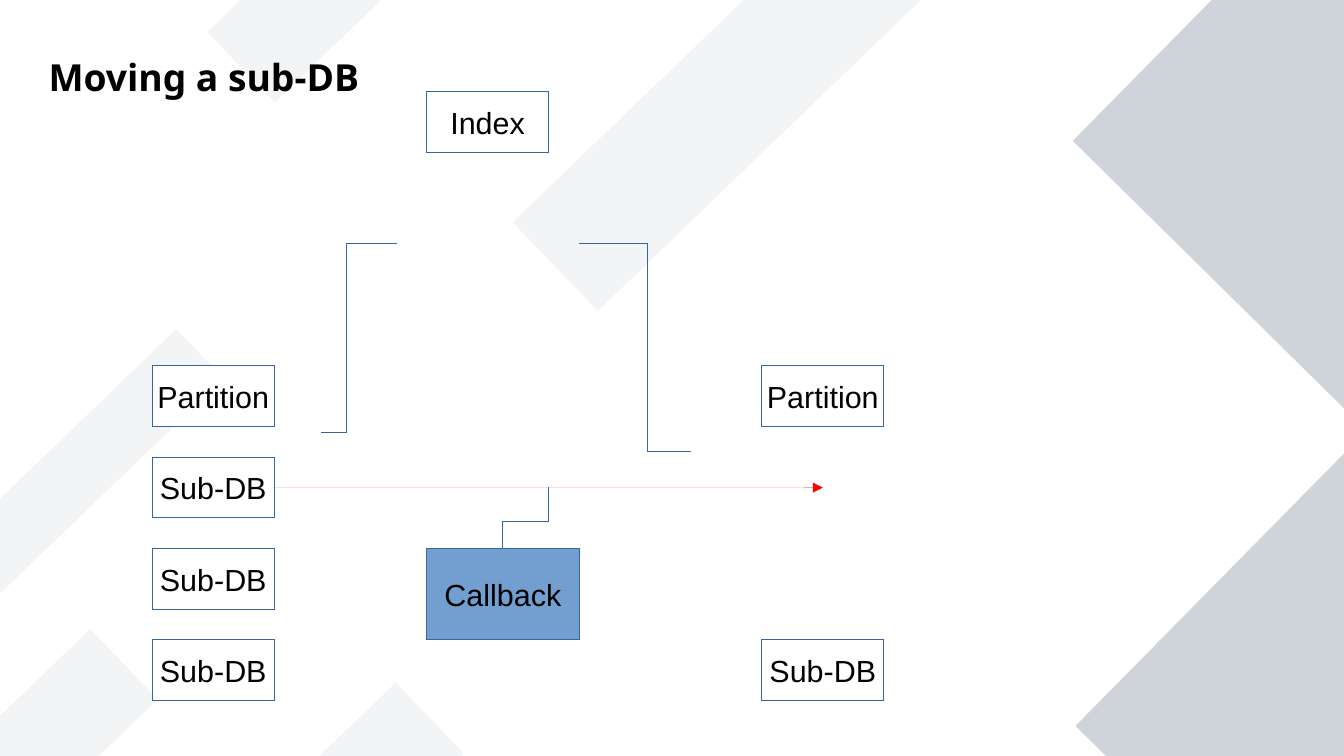
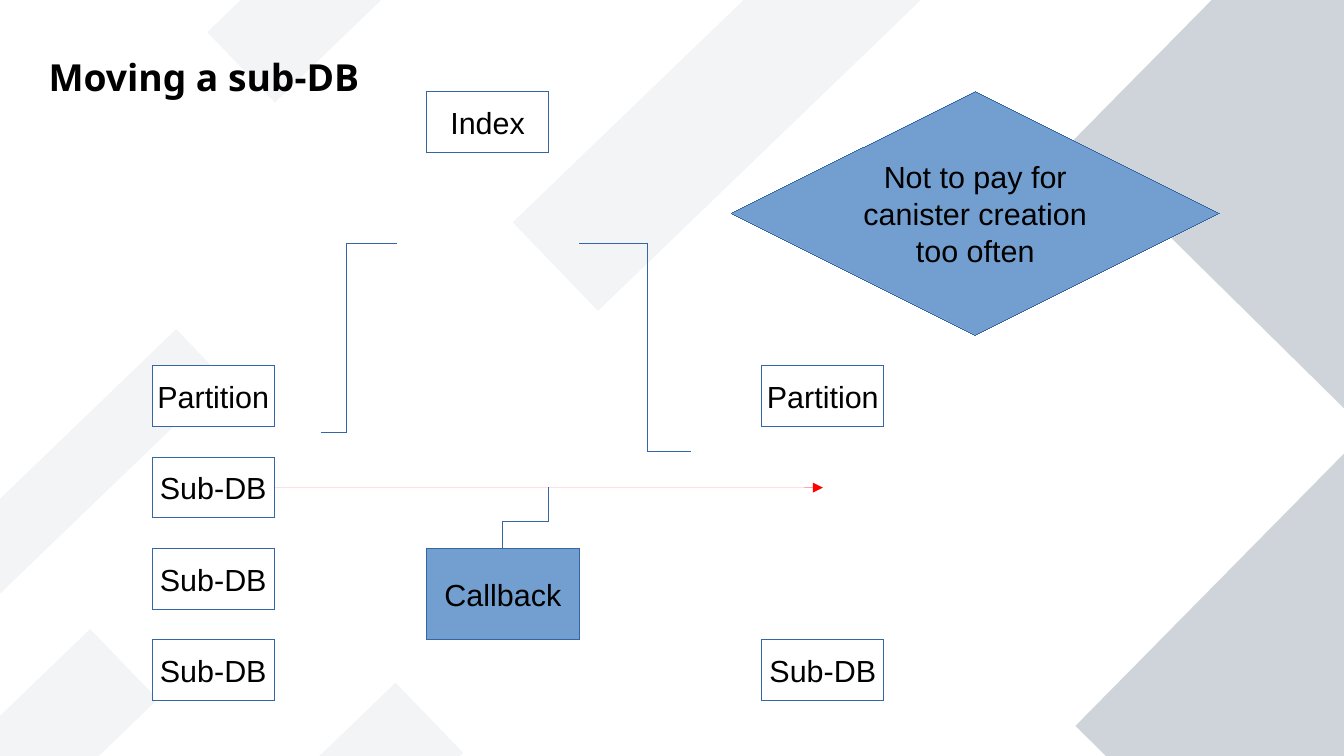
Before and after one commit to vporton/NacDB, a slide deck: slide 3 of docs/presentation.odp. Drawn at 1344x756 pixels with LibreOffice and Linux fonts; fonts in the diff are those of the drawing. Boxes give left, top, right and bottom in pixels: in the first picture for what was removed or moved away, otherwise in the second. Text is boxed around its words. In the diff, an @@ line names an element or a change of style, - is before the commit and + after.

Commit message:
presentation modified

```diff
--- a/docs/presentation.odp
+++ b/docs/presentation.odp
@@ diamond added at (x1=732, y1=91, x2=1220, y2=335), fill #729FCF, outline #3465A4 0 pt, 18 pt, text #000000 @@
+Not to pay for
+canister creation
+too often
```
